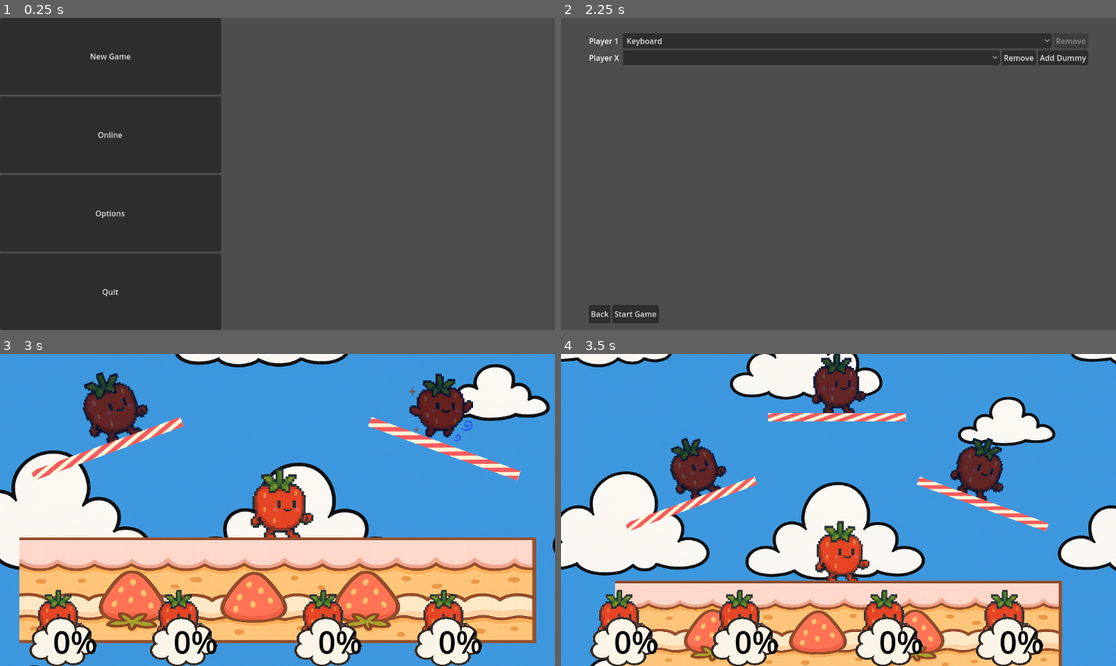
Above: before the commit, frames 1-4 (two rows, left to right).
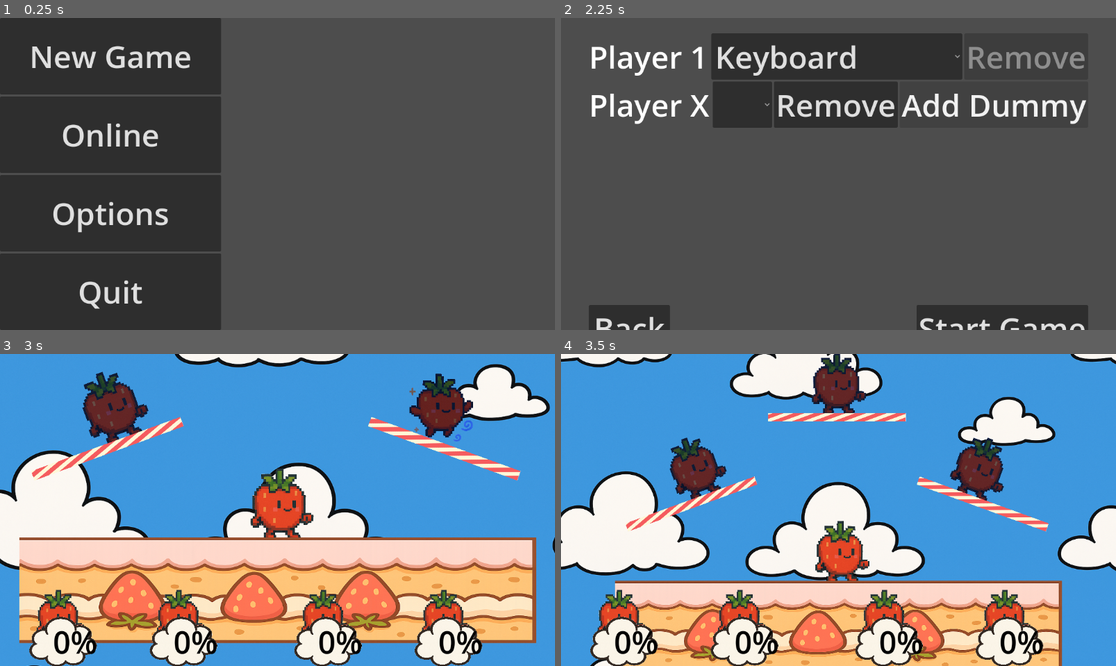
Above: after the commit, the same moments.

Repository: ktarrant/shortcake
Game: Godot game, scene res://scenes/menus/MainMenu.tscn
The game is run twice, just before and just after one commit, with the same random seed, the same clock (stepped at 60 frames per second) and the same inputs.
Inputs:
- Up to frame 1 (0.25 s): no input
- Up to frame 2 (2.25 s): click "New Game" at 0.5 s; click "Back" at 1.25 s; click "New Game" at 2 s
- Up to frame 3 (3 s): click "Start Game" at 2.75 s
- Up to frame 4 (3.5 s): no input

The runs differ from the first frame. In frame 1, 2.4% of the frame differs, in the area x 5-35%, y 8-94%; in frame 2, 15%, in the area x 5-95%, y 4-100%; in frame 3, nothing differs; in frame 4, nothing differs.

Commit message:
add theme

Diff:
--- a/scenes/menus/MainMenu.tscn
+++ b/scenes/menus/MainMenu.tscn
@@ -1,5 +1,6 @@
-[gd_scene load_steps=2 format=3 uid="uid://bok02o72b7aus"]
+[gd_scene load_steps=3 format=3 uid="uid://bok02o72b7aus"]
 
+[ext_resource type="Theme" uid="uid://donx7pglntsxv" path="res://themes/menu.tres" id="1_bqojv"]
 [ext_resource type="Script" uid="uid://c2xt7740nqxss" path="res://scripts/MainMenu.gd" id="1_wlpbi"]
 
 [node name="MainMenu" type="Control"]
@@ -9,6 +10,7 @@
 anchor_bottom = 1.0
 grow_horizontal = 2
 grow_vertical = 2
+theme = ExtResource("1_bqojv")
 script = ExtResource("1_wlpbi")
 
 [node name="HBoxContainer" type="HBoxContainer" parent="."]
--- a/scenes/menus/PlayerSelect.tscn
+++ b/scenes/menus/PlayerSelect.tscn
@@ -1,5 +1,6 @@
-[gd_scene load_steps=3 format=3 uid="uid://wtkqyysg2ffh"]
+[gd_scene load_steps=4 format=3 uid="uid://wtkqyysg2ffh"]
 
+[ext_resource type="Theme" uid="uid://donx7pglntsxv" path="res://themes/menu.tres" id="1_a0phn"]
 [ext_resource type="PackedScene" uid="uid://bvqa126ejlb0w" path="res://scenes/menus/PlayerRow.tscn" id="1_rpf2k"]
 [ext_resource type="Script" uid="uid://c8s0hws2uha24" path="res://scripts/PlayerSelect.gd" id="1_vlspg"]
 
@@ -10,6 +11,7 @@
 anchor_bottom = 1.0
 grow_horizontal = 2
 grow_vertical = 2
+theme = ExtResource("1_a0phn")
 script = ExtResource("1_vlspg")
 
 [node name="VBox" type="VBoxContainer" parent="."]
@@ -40,9 +42,15 @@
 
 [node name="BackButton" type="Button" parent="BottomButtons"]
 layout_mode = 2
+size_flags_horizontal = 3
 text = "Back"
+
+[node name="Control" type="Control" parent="BottomButtons"]
+layout_mode = 2
+size_flags_horizontal = 3
+size_flags_stretch_ratio = 3.0
 
 [node name="StartGameButton" type="Button" parent="BottomButtons"]
 layout_mode = 2
-size_flags_horizontal = 2
+size_flags_horizontal = 3
 text = "Start Game"
--- /dev/null
+++ b/themes/menu.tres
@@ -0,0 +1,10 @@
+[gd_resource type="Theme" load_steps=2 format=3 uid="uid://donx7pglntsxv"]
+
+[sub_resource type="SystemFont" id="SystemFont_wlpbi"]
+subpixel_positioning = 0
+
+[resource]
+Button/font_sizes/font_size = 64
+Button/fonts/font = SubResource("SystemFont_wlpbi")
+Label/font_sizes/font_size = 64
+OptionButton/font_sizes/font_size = 64
